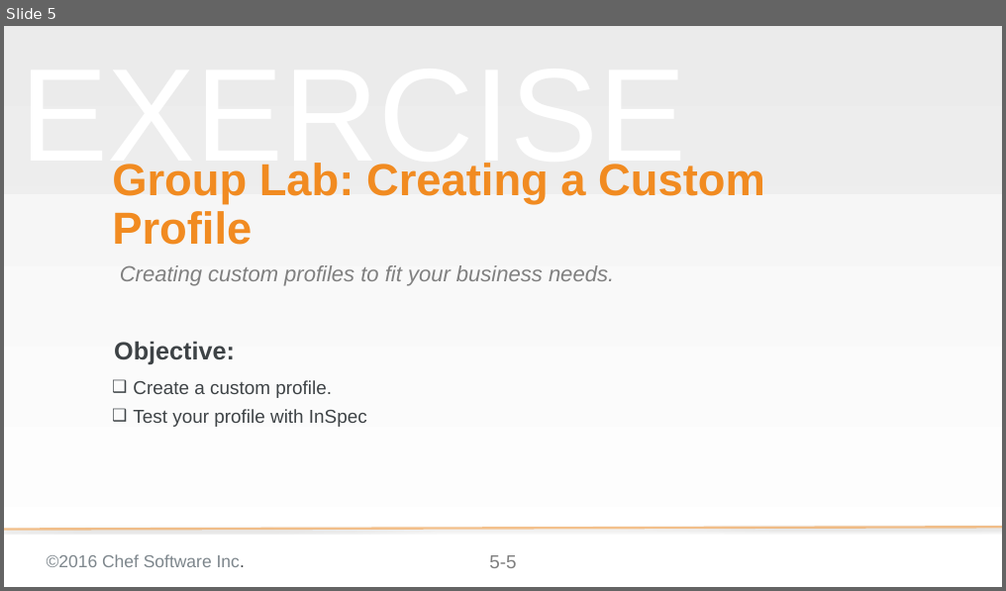
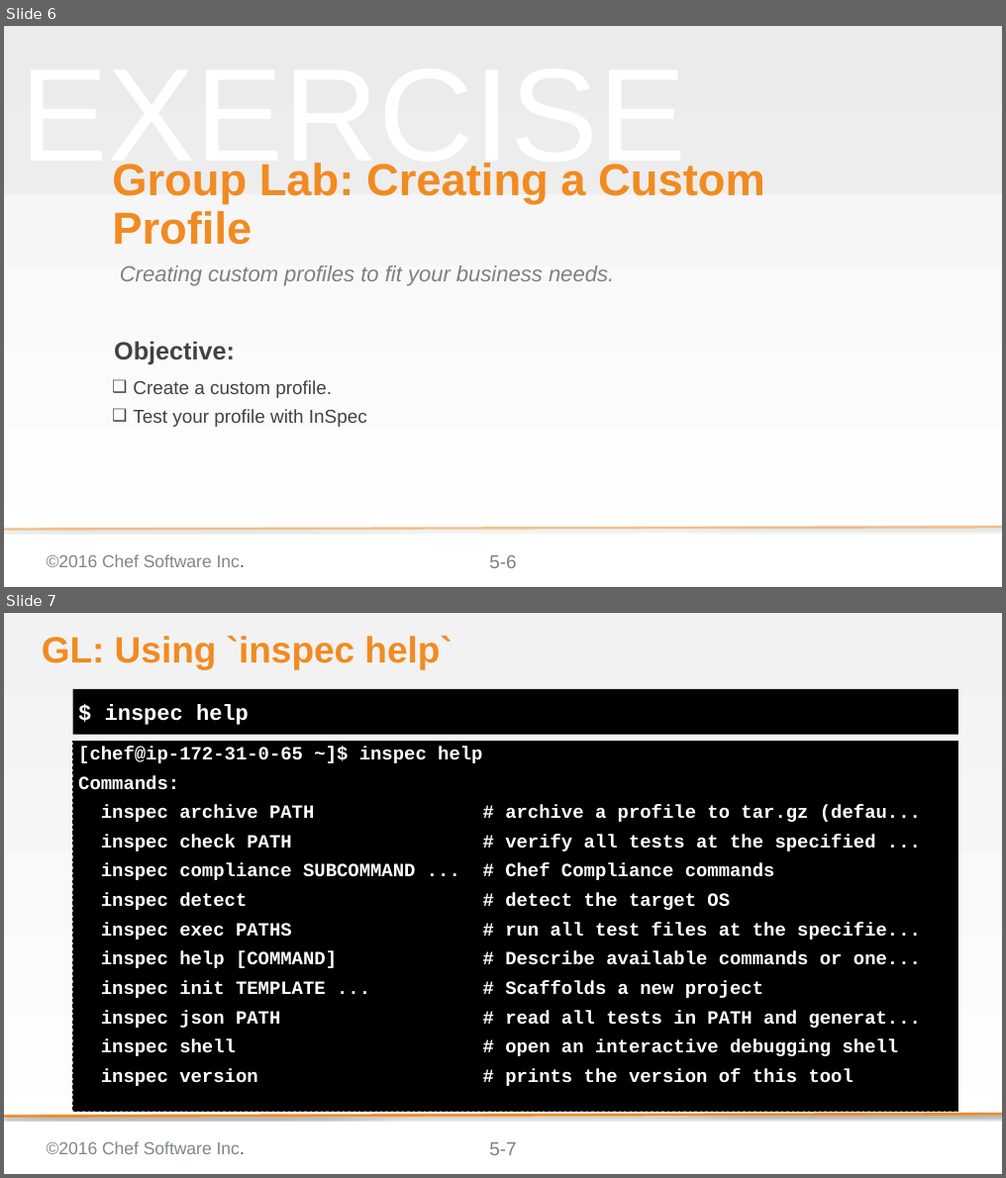
Before and after one commit to bchamby/chef-compliance-installation-configuration-operation, a slide deck: 05-creating-custom-profiles.pptx. Shown one above the other, each under a label of ours: slide 5 before the commit, slides 6 and 7 after it. The pictures are 1006x591 and 1006x1178 pixels, drawn with LibreOffice and Linux fonts; fonts in the diff are those of the drawing; background and template pictures are left out. Boxes give left, top, right and bottom in pixels: in the first picture for what was removed or moved away, otherwise in the second. Text is boxed around its words. In the diff, an @@ line names an element or a change of style, - is before the commit and + after.

Commit message:
Rewrote 05-creating-custom-profiles to suppoet inspec 0.14.2. Still need to add the new profile upload procedure

```diff
--- a/05-creating-custom-profiles.pptx
+++ b/05-creating-custom-profiles.pptx
@@ slide 7 added at box(4, 613, 1002, 1174), background gradient #F2F2F2 to #FFFFFF; not listed: 3 template elements that a slide beside it also shows @@
@@ title added at box(42, 636, 451, 669), 47 pt, text #F18B21, bold @@
+GL: Using `inspec help`
@@ text added at box(73, 689, 958, 735), fill #000000, 28 pt, text #FFFFFF, bold @@
+$ inspec help
@@ text added at box(73, 741, 958, 1111), fill #000000, outline #000000 1 pt dashed, 24 pt, text #FFFFFF, bold @@
+[chef@ip-172-31-0-65 ~]$ inspec help
+Commands:
+inspec archive PATH # archive a profile to tar.gz (defau...
+inspec check PATH # verify all tests at the specified ...
+inspec compliance SUBCOMMAND ... # Chef Compliance commands
+inspec detect # detect the target OS
+inspec exec PATHS # run all test files at the specifie...
+inspec help [COMMAND] # Describe available commands or one...
+inspec init TEMPLATE ... # Scaffolds a new project
+inspec json PATH # read all tests in PATH and generat...
+inspec shell # open an interactive debugging shell
+inspec version # prints the version of this tool
@@ line added from (1002, 1114) to (4, 1117), #F18B21 3 pt @@
@@ what was slide 5 is now slide 6 @@
```
Also in this commit, not shown: 4 slides changed, 15 other slides added, 21 slides removed.
